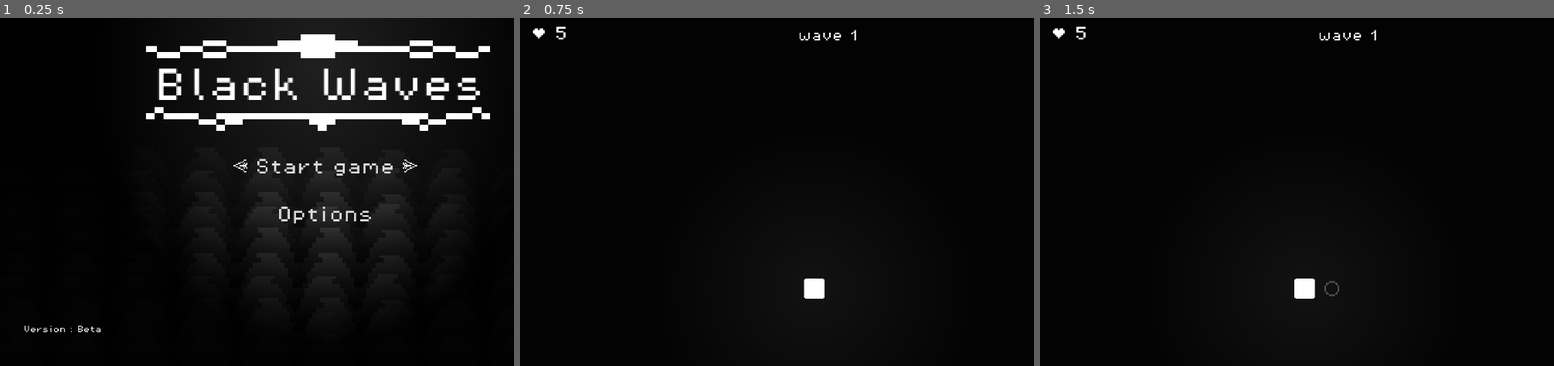
Above: before the commit, frames 1-3 (left to right).
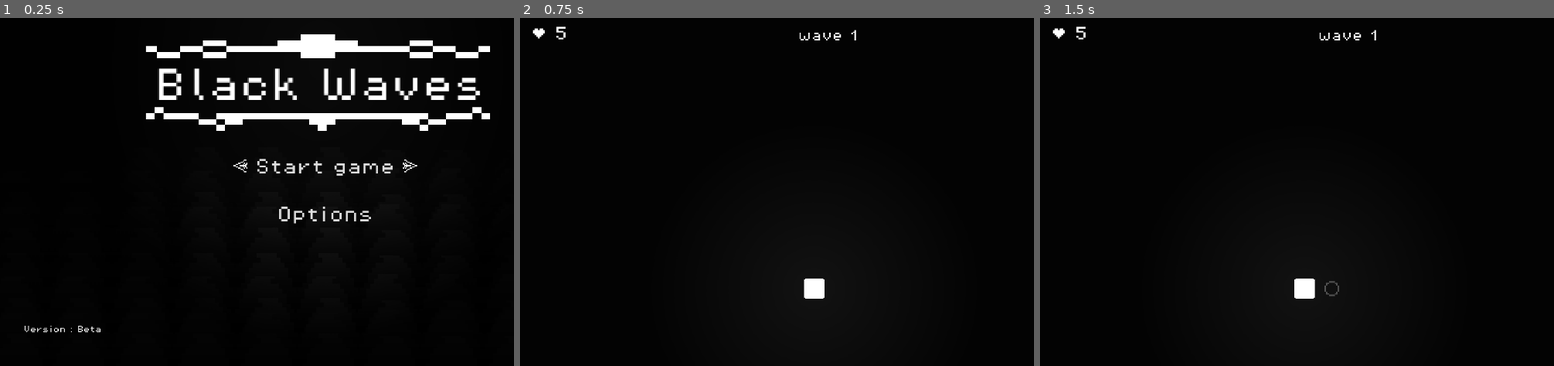
Above: after the commit, the same moments.

Repository: Cazik21/Blue_wave
Game: Godot game, scene res://scenes/tela_inicial.tscn
Same seed, same stepped clock (60 frames per second), same inputs: the game is played once before the commit and once after it.
Inputs (mouse positions are in pixels of both pictures, inside the frame that each line leads up to):
- Up to frame 1 (0.25 s): no input
- Up to frame 2 (0.75 s): click "Start game" at 0.5 s
- Up to frame 3 (1.5 s): tap Enter at 1.25 s; move the mouse to (1487, 174) at 1.27 s; hold A (A) from 1.28 s (still down)

The runs differ from the first frame. In frame 1, 0.8% of the frame differs, in the area x 49-78%, y 37-69%; in frame 2, nothing differs; in frame 3, nothing differs.

Commit message:
commiit QUASE TAMO ACABANUUU SIIUUUU

Diff:
--- a/prefabs/bullet.tscn
+++ b/prefabs/bullet.tscn
@@ -1,8 +1,7 @@
-[gd_scene load_steps=12 format=3 uid="uid://bvedovtjluph"]
+[gd_scene load_steps=11 format=3 uid="uid://bvedovtjluph"]
 
 [ext_resource type="Script" uid="uid://0askscbgtuuu" path="res://scripts/bullet.gd" id="1_lv25w"]
 [ext_resource type="Texture2D" uid="uid://j0spbwhtmfkn" path="res://assets/bullet.png" id="2_7rc6x"]
-[ext_resource type="PackedScene" uid="uid://ddojtmgtopup3" path="res://prefabs/miniwaves.tscn" id="2_44iiu"]
 [ext_resource type="Texture2D" uid="uid://cpsq4xcv2non1" path="res://assets/light.png" id="3_7rc6x"]
 [ext_resource type="Texture2D" uid="uid://dh6ywqx20pfpa" path="res://assets/Water walking (4).png" id="5_6jtdi"]
 [ext_resource type="Texture2D" uid="uid://bynp320kb4jyr" path="res://assets/Water walking (3).png" id="6_qhkqn"]
@@ -47,7 +46,6 @@
 [node name="bullet" type="Area2D"]
 z_index = 1
 script = ExtResource("1_lv25w")
-ondas = ExtResource("2_44iiu")
 
 [node name="CollisionShape" type="CollisionShape2D" parent="."]
 scale = Vector2(7, 7)
--- /dev/null
+++ b/scenes/menu.gd
@@ -0,0 +1,9 @@
+extends CanvasLayer
+
+@onready var iluminação: PointLight2D = $iluminação
+
+func _ready() -> void:
+	if OS.get_name() == "macOS":
+		iluminação.energy = 2
+	else:
+		iluminação.energy = 0.6
--- a/scenes/tela_inicial.tscn
+++ b/scenes/tela_inicial.tscn
@@ -1,10 +1,11 @@
-[gd_scene load_steps=12 format=3 uid="uid://cejbxgdvkinlm"]
+[gd_scene load_steps=13 format=3 uid="uid://cejbxgdvkinlm"]
 
 [ext_resource type="FontFile" uid="uid://c3kajmqfy11vh" path="res://assets/PixelOperator8.ttf" id="1_hkbxb"]
+[ext_resource type="Script" uid="uid://w5lkmw4ejef" path="res://scenes/menu.gd" id="1_moypc"]
 [ext_resource type="Texture2D" uid="uid://dmbxif23f25tr" path="res://assets/neg[ocio da tela inicial baixo.png" id="2_xo13d"]
 [ext_resource type="Texture2D" uid="uid://dpctplt7bex4q" path="res://assets/nengociu da tela inicial cima.png" id="3_2o6u0"]
 [ext_resource type="Texture2D" uid="uid://cpsq4xcv2non1" path="res://assets/light.png" id="3_hvj2l"]
-[ext_resource type="Script" path="res://scripts/start.gd" id="5_whubj"]
+[ext_resource type="Script" uid="uid://b013v57xihjio" path="res://scripts/start.gd" id="5_whubj"]
 [ext_resource type="Script" uid="uid://dj78a75firwok" path="res://scripts/options.gd" id="6_8cyla"]
 [ext_resource type="Texture2D" uid="uid://cldisauoavkfd" path="res://assets/selecionar.png" id="6_87508"]
 [ext_resource type="Script" uid="uid://dqrnvmedpbt7h" path="res://scripts/selecionador.gd" id="7_j2f2k"]
@@ -28,6 +29,7 @@
 color = Color(0.06, 0.06, 0.06, 1)
 
 [node name="Menu" type="CanvasLayer" parent="."]
+script = ExtResource("1_moypc")
 
 [node name="black waves" type="Label" parent="Menu"]
 offset_left = 104.0
@@ -66,7 +68,7 @@
 [node name="iluminação" type="PointLight2D" parent="Menu"]
 position = Vector2(215.49998, 31.999985)
 scale = Vector2(2.6874998, 3.3214285)
-energy = 2.0
+energy = 0.6
 texture = ExtResource("3_hvj2l")
 
 [node name="Start" type="Button" parent="Menu"]
--- a/scripts/bullet.gd
+++ b/scripts/bullet.gd
@@ -1,6 +1,5 @@
 extends Area2D
 
-@export var ondas : PackedScene
 @export var bullet_speed : float = 125
 var direction : Vector2 = Vector2.ZERO
 
--- a/scripts/selecionador.gd
+++ b/scripts/selecionador.gd
@@ -10,9 +10,9 @@
 func start_selecionado():
 	var tween = get_tree().create_tween()
 	tween.tween_property(self, "global_position", start.global_position,
-	 1).set_ease(Tween.EASE_OUT).set_trans(Tween.TRANS_CUBIC)
+	 0.5).set_ease(Tween.EASE_OUT).set_trans(Tween.TRANS_CUBIC)
 
 func options_selecionado():
 	var tween = get_tree().create_tween()
 	tween.tween_property(self, "global_position", options.global_position,
-	 1).set_ease(Tween.EASE_OUT).set_trans(Tween.TRANS_CUBIC)
+	 0.5).set_ease(Tween.EASE_OUT).set_trans(Tween.TRANS_CUBIC)
--- a/scripts/world.gd
+++ b/scripts/world.gd
@@ -32,5 +32,5 @@
 
 func troca_de_wave():
 	spawn_timer.wait_time -= 0.1
-	Messenger.player_lifes = 2
+	Messenger.player_lifes = 5
 	Messenger.trocando_de_wave.emit()
Not shown, added: scenes/menu.gd.uid
